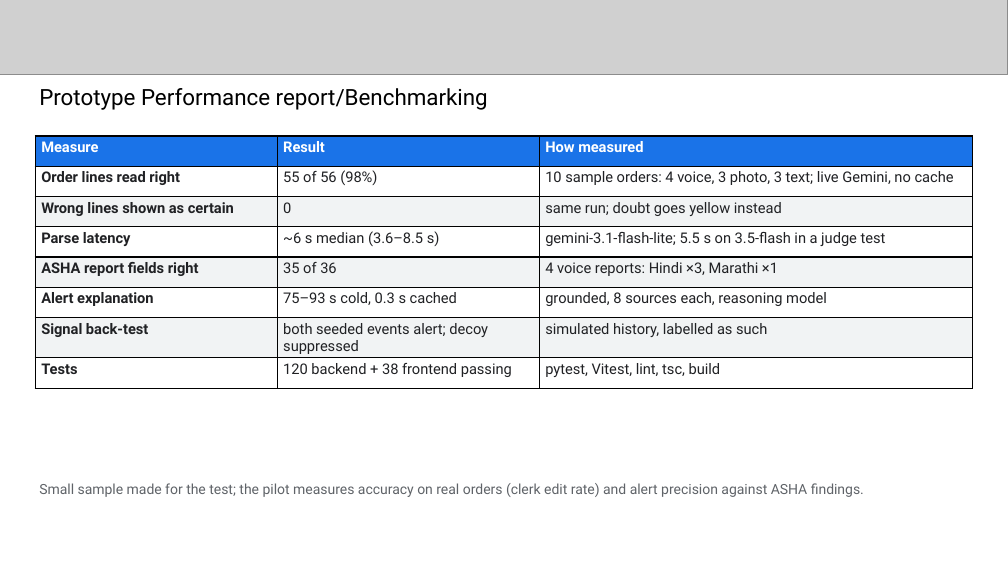
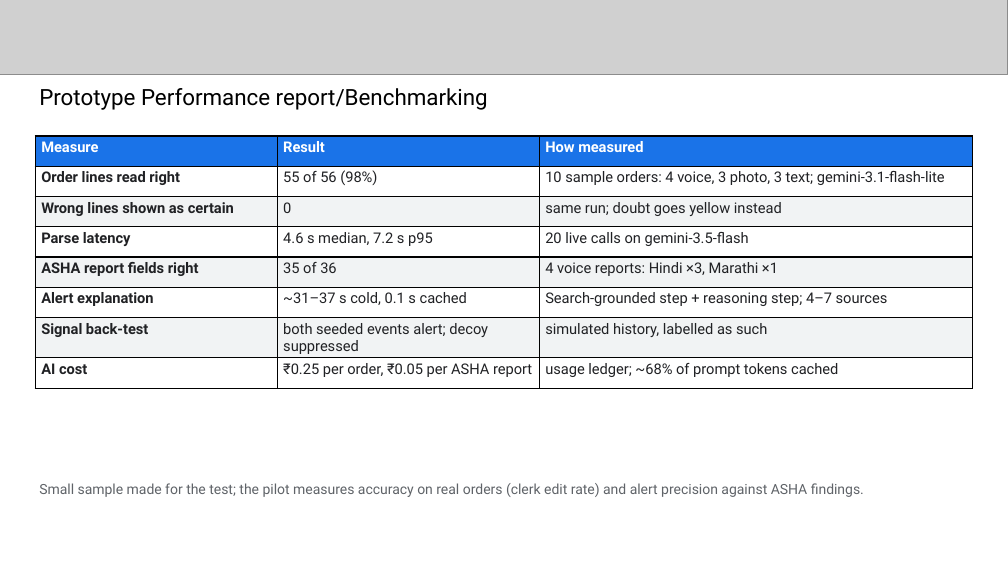
Before and after one commit to thebigsurf/firstsign-buildathon, a slide deck: slide 11 of docs/submission/FirstSign_Final_Submission.pptx. Drawn at 1008x567 pixels with LibreOffice and Linux fonts; fonts in the diff are those of the drawing; grey boxes stand for pictures. Boxes give left, top, right and bottom in pixels: in the first picture for what was removed or moved away, otherwise in the second. Text is boxed around its words. In the diff, an @@ line names an element or a change of style, - is before the commit and + after.

Commit message:
Reconcile numbers across decks and docs; label search results as context; raise rate limit; archive stale reports

```diff
--- a/docs/submission/FirstSign_Final_Submission.pptx
+++ b/docs/submission/FirstSign_Final_Submission.pptx
@@ table at [35, 136, 973, 381] @@
-row 2, column 3: 10 sample orders: 4 voice, 3 photo, 3 text; live Gemini, no cache
+row 2, column 3: 10 sample orders: 4 voice, 3 photo, 3 text; gemini-3.1-flash-lite
-row 4, column 2: ~6 s median (3.6–8.5 s)
+row 4, column 2: 4.6 s median, 7.2 s p95
-row 4, column 3: gemini-3.1-flash-lite; 5.5 s on 3.5-flash in a judge test
+row 4, column 3: 20 live calls on gemini-3.5-flash
-row 6, column 2: 75–93 s cold, 0.3 s cached
+row 6, column 2: ~31–37 s cold, 0.1 s cached
-row 6, column 3: grounded, 8 sources each, reasoning model
+row 6, column 3: Search-grounded step + reasoning step; 4–7 sources
-row 8: Tests | 120 backend + 38 frontend passing | pytest, Vitest, lint, tsc, build
+row 8: AI cost | ₹0.25 per order, ₹0.05 per ASHA report | usage ledger; ~68% of prompt tokens cached
```
Also in this commit, not shown: 3 other slides changed, 12 other files.
